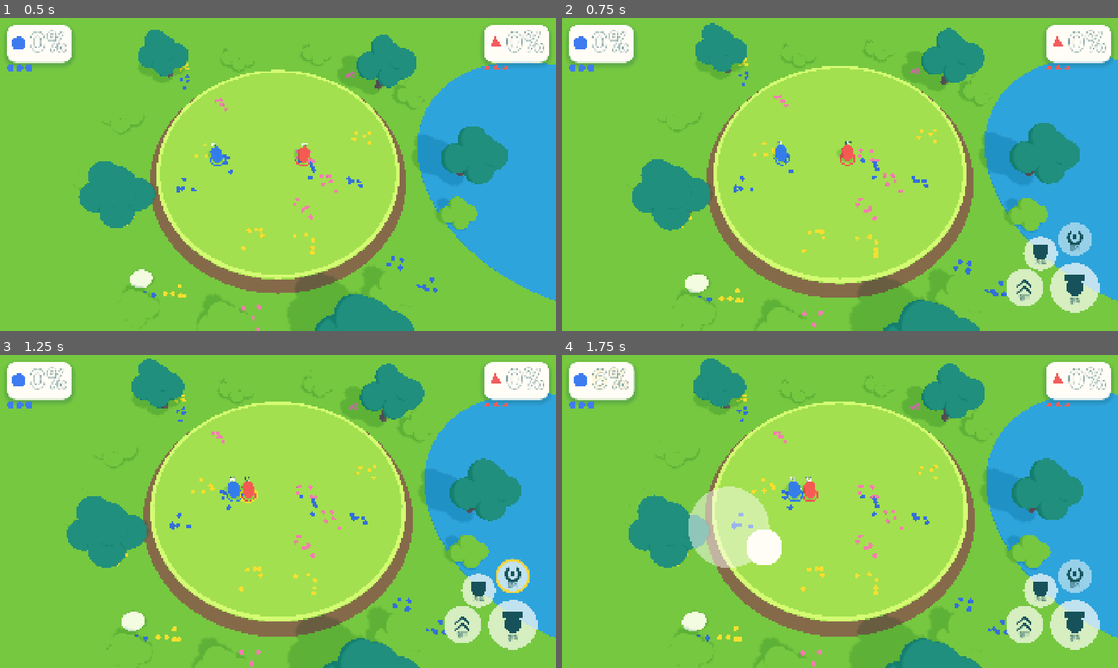
Above: before the commit, frames 1-4 (two rows, left to right).
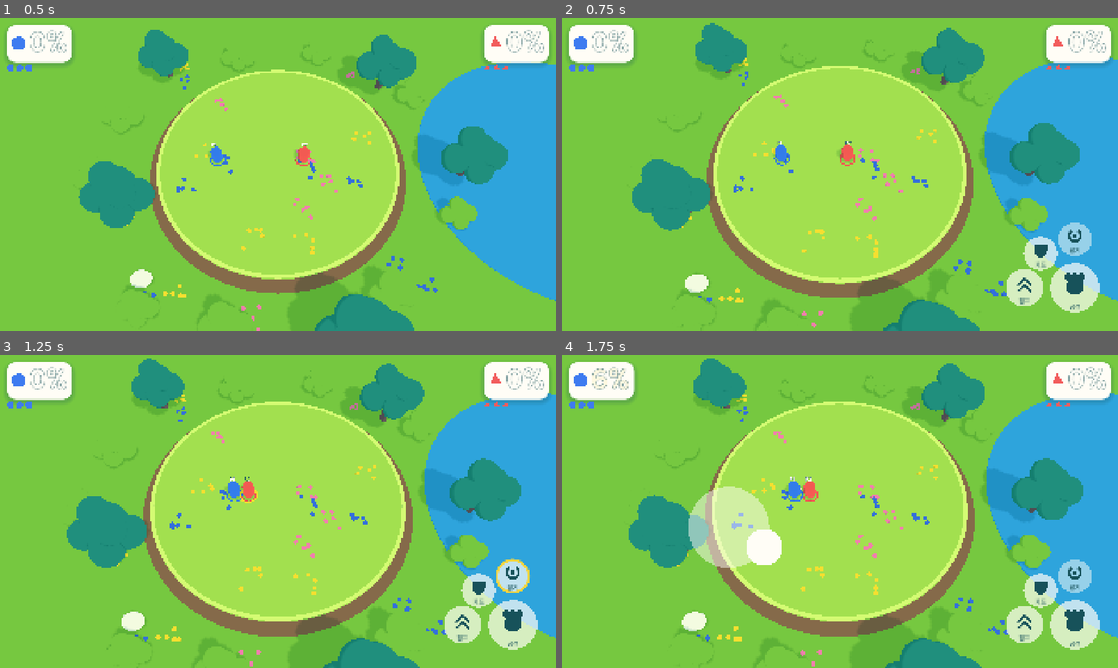
Above: after the commit, the same moments.

Repository: UICHEOL-HWANG/TheBrawlGuys
Game: Godot game, scene res://src/main/main.tscn
Two runs of this game, one before a commit and one after it. Both use one fixed random seed, a clock stepped at 60 frames per second and the inputs below.
Inputs (mouse positions are in pixels of both pictures, inside the frame that each line leads up to):
- Up to frame 1 (0.5 s): no input
- Up to frame 2 (0.75 s): tap Enter (ui_accept) at 0.5 s; move the mouse to (962, 158) at 0.52 s; hold D (p1_right) from 0.53 s (still down); tap U (p1_grab) at 0.6 s; click (962, 158) at 0.67 s
- Up to frame 3 (1.25 s): keep holding D (p1_right); tap Space (p1_jump) at 0.77 s
- Up to frame 4 (1.75 s): release D (p1_right) at 1.25 s; drag from (728, 527) to (812, 574) at 1.27 s

Frame 1 is identical in both runs. In frame 2, 0.3% of the frame differs, in the area x 81-94%, y 67-94%; in frame 3, 0.3%; in frame 4, 0.3%.

Commit message:
fix: reserve a caption band on touch buttons so icons do not overlap the label
Co-Authored-By: Claude Sonnet 5.5 <noreply@anthropic.com>

Diff:
--- a/src/ui/components/touch_button/touch_button.gd
+++ b/src/ui/components/touch_button/touch_button.gd
@@ -9,7 +9,9 @@
 
 const PREVIEW_DIAMETER := 150.0
 const ICON_RATIO := 0.32
-const LABEL_OFFSET_RATIO := 0.62
+const ICON_TOP_INSET := DS.S3
+const CAPTION_BOTTOM_INSET := DS.S3
+const CAPTION_GAP := DS.S1
 const RING_WIDTH := DS.STROKE_FOCUS * 2
 const PULSE_HZ := 1.5
 const PULSE_SCALE := 0.04
@@ -79,6 +81,19 @@
 	set_state(State.HIGHLIGHT)
 
 
+## Icon and caption layout for a button of this diameter (pixels, button-local): the caption
+## sits in a band at the bottom of the circle and the icon is centered in the space above it.
+static func icon_layout(diameter: float) -> Dictionary:
+	var caption_top := diameter - CAPTION_BOTTOM_INSET - DS.SIZE_CAPTION - CAPTION_GAP
+	var space := maxf(caption_top - ICON_TOP_INSET, 0.0)
+	var half := minf(diameter * 0.5 * ICON_RATIO * 2.0, space * 0.5)
+	return {
+		"icon_center": Vector2(diameter * 0.5, ICON_TOP_INSET + space * 0.5),
+		"icon_half": half,
+		"caption_top": caption_top,
+	}
+
+
 func _apply_size() -> void:
 	custom_minimum_size = Vector2(diameter, diameter)
 	size = custom_minimum_size
@@ -98,9 +113,10 @@
 			draw_arc(c, r - RING_WIDTH * 0.5, -PI * 0.5, -PI * 0.5 + TAU * maxf(_charge, 0.01),
 					ARC_SEGMENTS, color, RING_WIDTH, true)
 	var ink := DS.UI_TEXT_SOFT if _state == State.DISABLED else DS.UI_TEXT
-	TouchIcons.draw(self, icon, c - Vector2(0, r * 0.12), r * ICON_RATIO * 2.0, ink)
+	var layout := icon_layout(diameter)
+	TouchIcons.draw(self, icon, layout["icon_center"], layout["icon_half"], ink)
 	if _font != null:
-		draw_string(_font, Vector2(0.0, r + r * LABEL_OFFSET_RATIO), label_text,
+		draw_string(_font, Vector2(0.0, diameter - CAPTION_BOTTOM_INSET), label_text,
 				HORIZONTAL_ALIGNMENT_CENTER, diameter, DS.SIZE_CAPTION, ink)
 
 
--- a/tests/unit/test_touch_button.gd
+++ b/tests/unit/test_touch_button.gd
@@ -50,3 +50,15 @@
 	b.set_state(TouchButton.State.HIGHLIGHT)
 	assert_eq(b.scale, scale_before, "same state must not reset the pulse")
 	assert_ne(b.scale, Vector2.ONE)
+
+
+
+func test_icon_stays_above_the_caption_band() -> void:
+	for d: float in [96.0, 116.0, 130.0, 170.0]:
+		var layout := TouchButton.icon_layout(d)
+		var center: Vector2 = layout["icon_center"]
+		var half: float = layout["icon_half"]
+		var caption_top: float = layout["caption_top"]
+		assert_gt(half, 0.0, "d=%s icon has size" % d)
+		assert_lte(center.y + half, caption_top, "d=%s icon clears the caption" % d)
+		assert_gte(center.y - half, 0.0, "d=%s icon stays inside the button" % d)
Binary file changed: dev/active/phase-2/evidence/match-hud-touch.png
